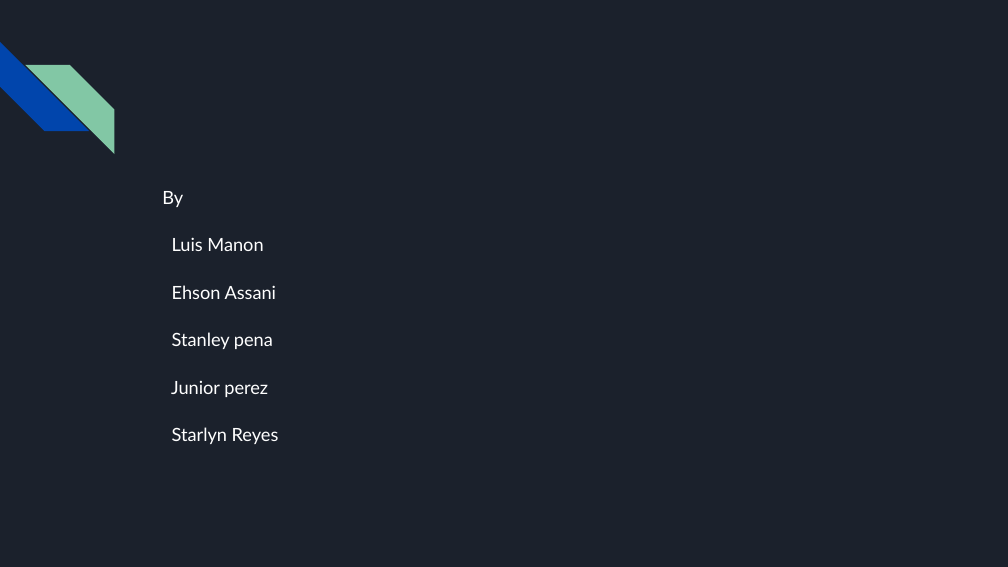
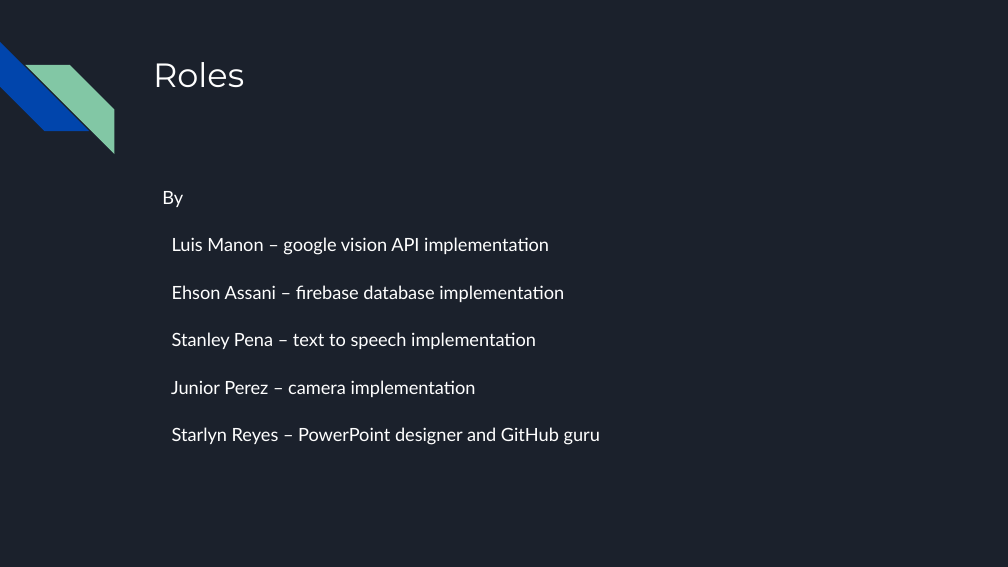
Before and after one commit to luisMan/smart-bot, a slide deck: slide 5 of PROBLEM.pptx (slide 6 before the commit). Drawn at 1008x567 pixels with LibreOffice and Linux fonts; fonts in the diff are those of the drawing. Boxes give left, top, right and bottom in pixels: in the first picture for what was removed or moved away, otherwise in the second. Text is boxed around its words. In the diff, an @@ line names an element or a change of style, - is before the commit and + after.

```diff
--- a/PROBLEM.pptx
+++ b/PROBLEM.pptx
@@ title added at [153, 62, 244, 87], 24 pt, text #FFFFFF @@
+Roles
@@ text at [171, 237, 600, 445]: text changed @@
-Luis Manon
-Ehson Assani
-Stanley pena
-Junior perez
-Starlyn Reyes
+Luis Manon – google vision API implementation
+Ehson Assani – firebase database implementation
+Stanley Pena – text to speech implementation
+Junior Perez – camera implementation
+Starlyn Reyes – PowerPoint designer and GitHub guru
```
Also in this commit, not shown: 3 other slides changed, 1 slide removed.
